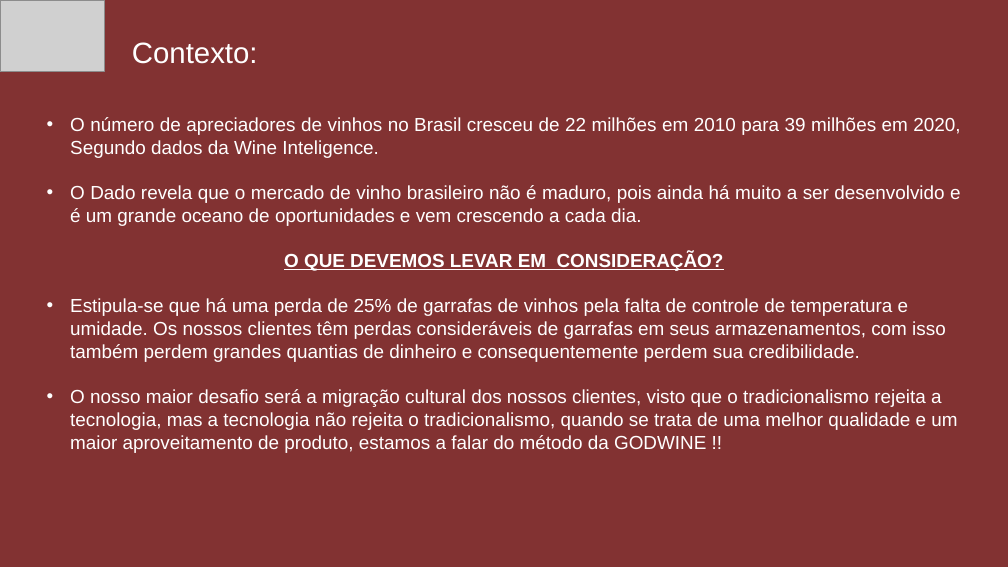
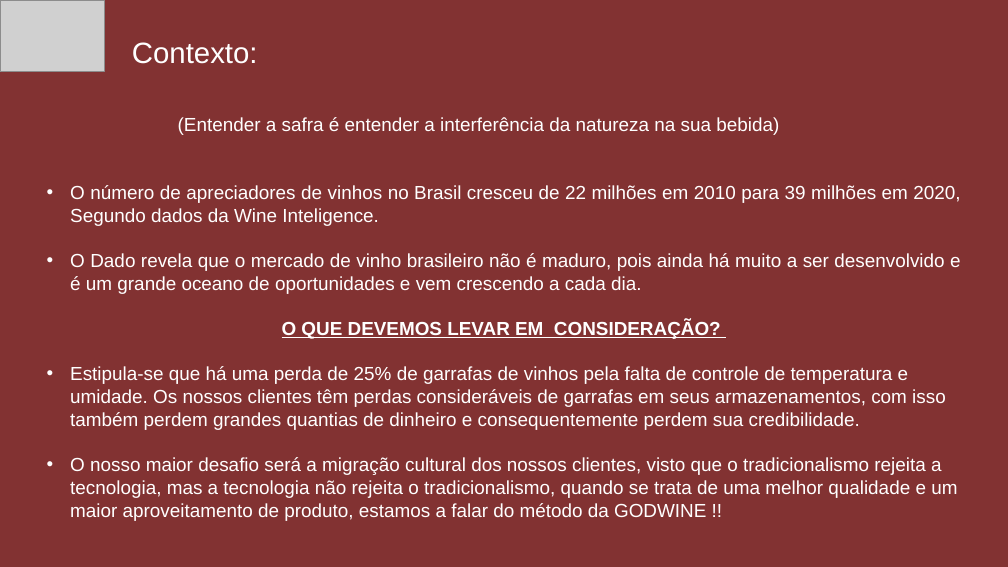
Before and after one commit to joao25082001/sprint_1_faculdade, a slide deck: slide 2 of Slide-Apresentação/apresentação.pptx. Drawn at 1008x567 pixels with LibreOffice and Linux fonts; fonts in the diff are those of the drawing; grey boxes stand for pictures. Boxes give left, top, right and bottom in pixels: in the first picture for what was removed or moved away, otherwise in the second. Text is boxed around its words. In the diff, an @@ line names an element or a change of style, - is before the commit and + after.

Commit message:
atualização final dos slides

```diff
--- a/Slide-Apresentação/apresentação.pptx
+++ b/Slide-Apresentação/apresentação.pptx
@@ text at (178, 117, 779, 135): paragraph added @@
+(Entender a safra é entender a interferência da natureza na sua bebida)
```
